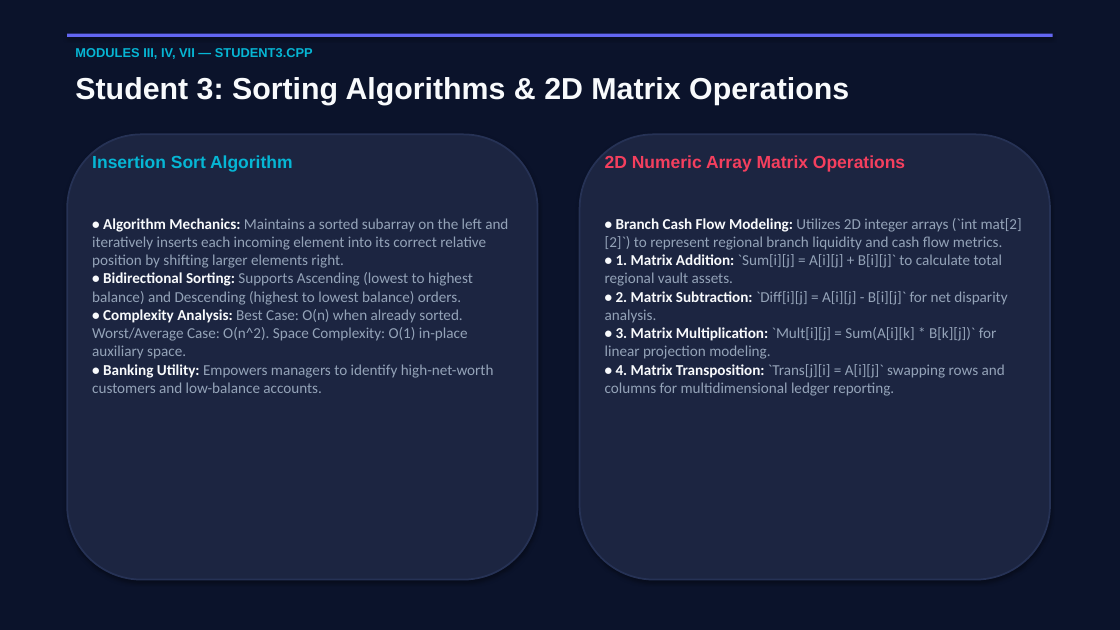
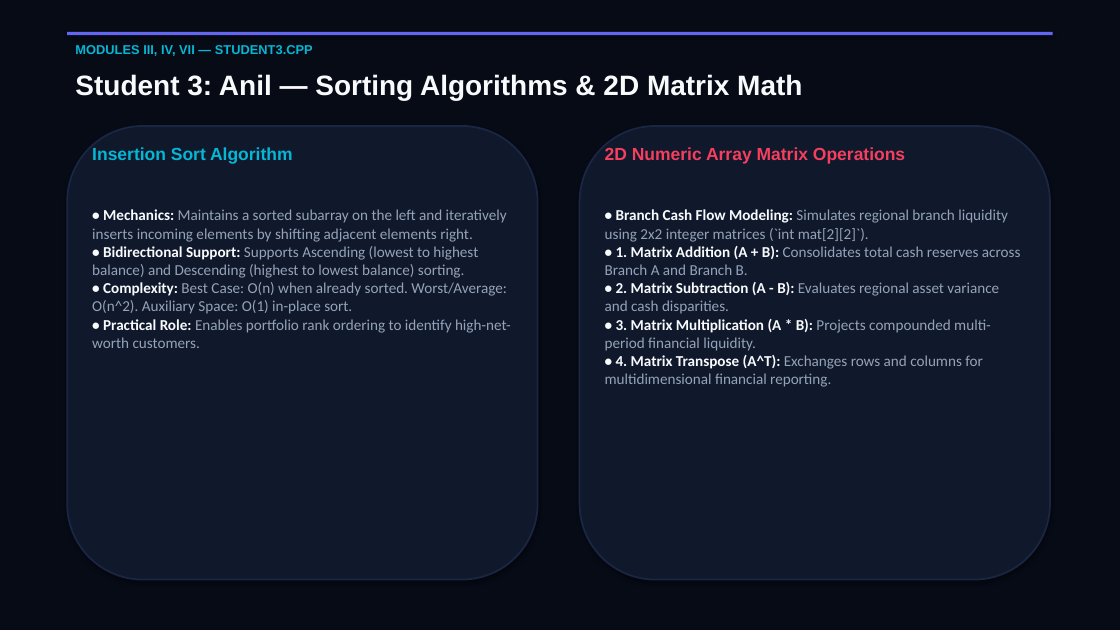
Before and after one commit to manikantareddemoni-glitch/bank-management-system, a slide deck: slide 7 of Bank_Management_System_Presentation.pptx. Drawn at 1120x630 pixels with LibreOffice and Linux fonts; fonts in the diff are those of the drawing. Boxes give left, top, right and bottom in pixels: in the first picture for what was removed or moved away, otherwise in the second. Text is boxed around its words. In the diff, an @@ line names an element or a change of style, - is before the commit and + after.

```diff
--- a/Bank_Management_System_Presentation.pptx
+++ b/Bank_Management_System_Presentation.pptx
@@ rectangle at <box>0,0,1120,630</box>: fill #0B132B to #070B16 @@
@@ text at <box>75,74,802,100</box>: text changed; size 26 to 24 pt @@
-Student 3: Sorting Algorithms & 2D Matrix Operations
+Student 3: Anil — Sorting Algorithms & 2D Matrix Math
@@ rounded rectangle: place and size @@
-rounded rectangle at <box>67,134,538,580</box>
+rounded rectangle at <box>67,126,538,580</box>
@@ rounded rectangle at <box>67,126,538,580</box>: fill #1C2541 to #10182C; outline #263255 1.5 pt to #1A2644 1.5 pt @@
@@ text "Insertion Sort Algorithm": place and size @@
-text "Insertion Sort Algorithm" at <box>92,155,293,172</box>
+text "Insertion Sort Algorithm" at <box>92,147,293,164</box>
@@ rounded rectangle at <box>580,126,1050,580</box>: fill #1C2541 to #10182C; outline #263255 1.5 pt to #1A2644 1.5 pt @@
@@ rounded rectangle: place and size @@
-rounded rectangle at <box>580,134,1050,580</box>
+rounded rectangle at <box>580,126,1050,580</box>
@@ text "2D Numeric Array Matrix Operations": place and size @@
-text "2D Numeric Array Matrix Operations" at <box>605,155,905,172</box>
+text "2D Numeric Array Matrix Operations" at <box>605,147,905,164</box>
@@ text at <box>92,209,511,348</box>: text changed @@
-• Algorithm Mechanics: Maintains a sorted subarray on the left and iteratively inserts each incoming element into its correct relative position by shifting larger elements right.
-• Bidirectional Sorting: Supports Ascending (lowest to highest balance) and Descending (highest to lowest balance) orders.
-• Complexity Analysis: Best Case: O(n) when already sorted. Worst/Average Case: O(n^2). Space Complexity: O(1) in-place auxiliary space.
-• Banking Utility: Empowers managers to identify high-net-worth customers and low-balance accounts.
+• Mechanics: Maintains a sorted subarray on the left and iteratively inserts incoming elements by shifting adjacent elements right.
+• Bidirectional Support: Supports Ascending (lowest to highest balance) and Descending (highest to lowest balance) sorting.
+• Complexity: Best Case: O(n) when already sorted. Worst/Average: O(n^2). Auxiliary Space: O(1) in-place sort.
+• Practical Role: Enables portfolio rank ordering to identify high-net-worth customers.
@@ text at <box>605,209,1021,387</box>: text changed @@
-• Branch Cash Flow Modeling: Utilizes 2D integer arrays (`int mat[2][2]`) to represent regional branch liquidity and cash flow metrics.
-• 1. Matrix Addition: `Sum[i][j] = A[i][j] + B[i][j]` to calculate total regional vault assets.
-• 2. Matrix Subtraction: `Diff[i][j] = A[i][j] - B[i][j]` for net disparity analysis.
-• 3. Matrix Multiplication: `Mult[i][j] = Sum(A[i][k] * B[k][j])` for linear projection modeling.
-• 4. Matrix Transposition: `Trans[j][i] = A[i][j]` swapping rows and columns for multidimensional ledger reporting.
+• Branch Cash Flow Modeling: Simulates regional branch liquidity using 2x2 integer matrices (`int mat[2][2]`).
+• 1. Matrix Addition (A + B): Consolidates total cash reserves across Branch A and Branch B.
+• 2. Matrix Subtraction (A - B): Evaluates regional asset variance and cash disparities.
+• 3. Matrix Multiplication (A * B): Projects compounded multi-period financial liquidity.
+• 4. Matrix Transpose (A^T): Exchanges rows and columns for multidimensional financial reporting.
```
Also in this commit, not shown: 11 other slides changed, 2 slides added, 2 slides removed, 1 other file.
